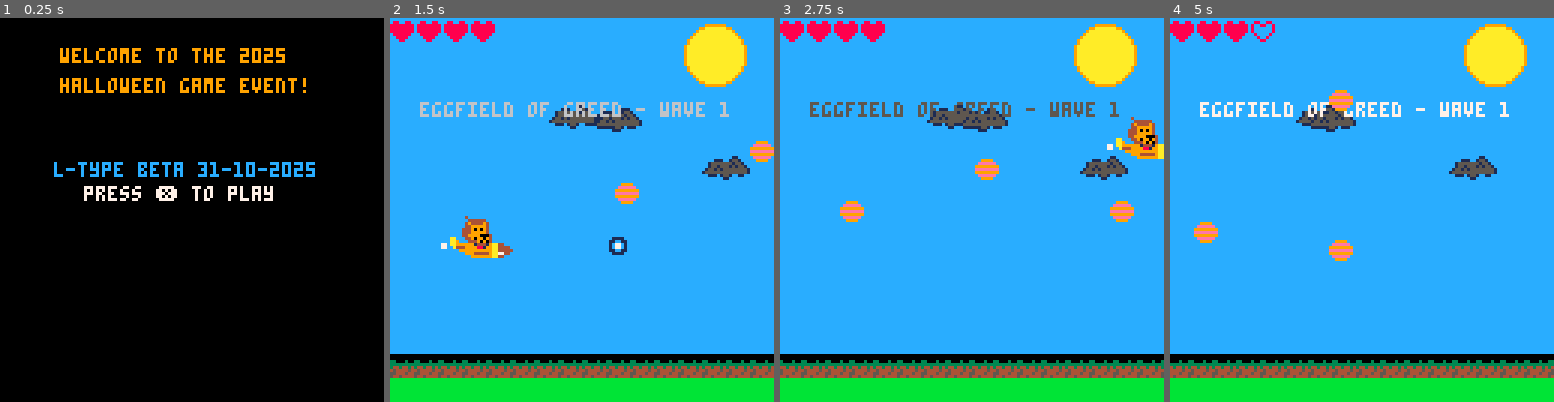
Above: before the commit, frames 1-4 (left to right).
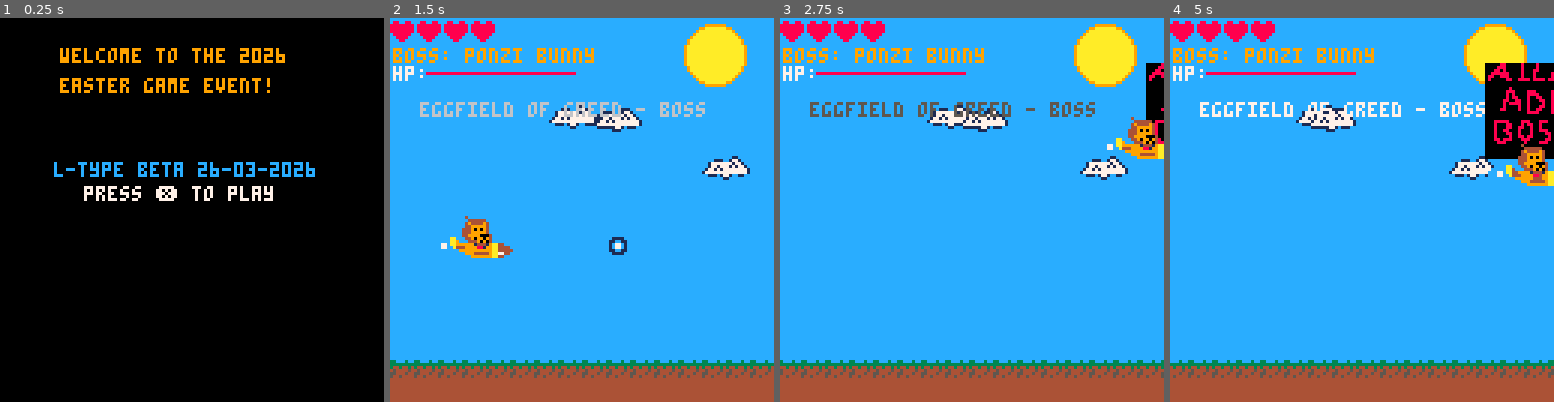
Above: after the commit, the same moments.

Repository: HeyImAllan/l-type
Game: PICO-8 cartridge halloweenleo.p8
The game is run twice, just before and just after one commit, with the same random seed, the same clock (stepped at 60 frames per second) and the same inputs.
Inputs:
- Up to frame 1 (0.25 s): no input
- Up to frame 2 (1.5 s): tap X (X key) at 0.33, 1.07 s; tap O (Z key) at 0.7 s
- Up to frame 3 (2.75 s): hold Right 1.6-2.1 s; tap O (Z key) at 1.7, 2.1, 2.5 s; tap X (X key) at 1.85 s; hold Up 2.15-2.42 s; hold Right from 2.47 s (still down)
- Up to frame 4 (5 s): tap O (Z key) every 0.4 s from 2.9 to 4.9 s; tap X (X key) at 2.97, 4.08 s; release Right at 3.03 s; hold Left 3.08-3.58 s; hold Down 3.63-3.97 s; hold Right 4.02-4.68 s; hold Up from 4.73 s (still down)

The runs differ from the first frame. In frame 1, 1.1% of the frame differs, in the area x 16-83%, y 7-41%; in frame 2, 11%; in frame 3, 12%; in frame 4, 16%, in the area x 0-100%, y 1-100%.

Commit message:
sprite changes

Diff:
--- a/entities/bunny.lua
+++ b/entities/bunny.lua
@@ -1,10 +1,9 @@
 bunnies={}
-bunny_pat=split"0,0,-2,-4,-4,-2,0,0,2,4,4,2"
-bunny_sprs=split"98,100"
+bunny_sprs=split"68,68,68,70,70,70"
 function spawn_bunny(py)
  local e={}
  mk_en(e,py,6,3,2,2,2,12,14)
- e.anim=flr(rnd(#bunny_pat))+1
+ e.anim=flr(rnd(#bunny_sprs))+1
  add(bunnies,e)
 end
 
@@ -12,11 +11,9 @@
  for e in all(bunnies) do
   bounds_check(e,bunnies)
   if frame_count%3==0 then
-   e.anim=e.anim%#bunny_pat+1
-   e.y+=bunny_pat[e.anim]
+   e.anim=e.anim<#bunny_sprs and e.anim+1 or 1
+   e.y+=bpattern[e.anim]
    e.x-=1.5
-   if e.y<8 then e.y=8 end
-   if e.y>100 then e.y=100 end
    e:update_hitbox()
   end
  end
@@ -25,7 +22,7 @@
 function draw_bunnies()
  for e in all(bunnies) do
   blink_sprite(e)
-  spr(bunny_sprs[e.anim%2+1],e.x,e.y,2,2)
+  spr(bunny_sprs[e.anim],e.x,e.y,2,2)
   pal()
   setpalt()
  end
--- a/entities/chick.lua
+++ b/entities/chick.lua
@@ -1,6 +1,6 @@
 chicks={}
 chick_pat=split"3,3,-3,-3"
-chick_sprs=split"64,65,66,67"
+chick_sprs=split"80,81,82,81"
 function spawn_chick(py)
  local e={}
  mk_en(e,py,3,3,2,2,2,12,10)
--- a/entities/orby.lua
+++ b/entities/orby.lua
@@ -1,6 +1,6 @@
 orbys={}
 function spawn_orby(py)
- local e={x=128,y=py,spd=fgspeed,sprite=80,coll_effect=orb_coll_effect}
+ local e={x=128,y=py,spd=fgspeed,sprite=0,coll_effect=orb_coll_effect}
  e.hx1,e.hy1,e.hx2,e.hy2=0,0,8,8
  e.update_hitbox=upd_hb
  e:update_hitbox()
--- a/entities/ponzibunny.lua
+++ b/entities/ponzibunny.lua
@@ -1,9 +1,8 @@
 -- BOSS: PONZI BUNNY
 -- a giant golden easter bunny that hides money in offshore eggs
 -- instills fear in bankers: shoots launder/offshore/hide beams
--- sprite 144: boss body placeholder 4x4 tiles (dev: replace with golden bunny art)
 ponzibunnies={}
-ponzi_card_wait=0
+ponzi_egg_wait=0
 ponzi_attacks={"launder","offshore","hide"}
 
 function spawn_ponzibunny(py)
@@ -19,9 +18,9 @@
 
 function ponzi_fire(type,tx,ty)
  if type=="egg" then
-  if ponzi_card_wait>0 then return end
-  ponzi_card_wait=20
-  add(enemy_bullets,mk_ebul(tx,ty,2,112,1,6,6))
+  if ponzi_egg_wait>0 then return end
+  ponzi_egg_wait=20
+  add(enemy_bullets,mk_ebul(tx,ty,2,124,1,6,6))
  else
   local s=type=="launder" and 11 or type=="offshore" and 27 or 29
   add(enemy_bullets,mk_ebul(tx,ty,3,s,2,15,7))
@@ -41,7 +40,7 @@
   end
  end
  pb.laugh=sin(t/40)<0.2
- if ponzi_card_wait>0 then ponzi_card_wait-=1 end
+ if ponzi_egg_wait>0 then ponzi_egg_wait-=1 end
 end
 
 function update_ponzibunnies()
@@ -59,8 +58,7 @@
     pset(i+11,18,8)
    end
   end
-  -- dev: replace spr(144,...) with actual golden bunny boss sprite
-  spr(144,pb.x,pb.y,4,4)
+  spr(132,pb.x,pb.y,4,4)
   draw_enemy_bullets(enemy_bullets)
  end
 end
--- a/halloweenleo.p8
+++ b/halloweenleo.p8
@@ -48,7 +48,7 @@
 mode="menu"
 level=2
 max_level=2
-halloweenwave=1
+scenewave=1
 scene_start=true
 
 movementspeed=2
@@ -86,9 +86,9 @@
  if mode == "menu" then
   update_auditrons(auditrons)
   draw_auditrons(auditrons)
-  print("l-type beta 31-10-2025",18,48,12)
-  print("welcome to the 2025",20,10,9)
-  print("halloween game event!",20,20,9)
+  print("l-type beta 26-03-2026",18,48,12)
+  print("welcome to the 2026",20,10,9)
+  print("easter game event!",20,20,9)
 
   print("press ❎ to play",28,56,menu_gfx())
 
@@ -140,7 +140,7 @@
  end
  if mode == "levelcomplete" and winwait<=0 then
   level+=1
-  halloweenwave=1
+  scenewave=1
   scene_start=true
   reset_level(level)
   mode="game"
@@ -151,7 +151,7 @@
    explosions={}
    leo=new_leo()
    reset_level(level)
-   halloweenwave=1
+   scenewave=7
    scene_start=true
    mode = "game"
    sleep=30
--- a/scenes/l01s01.lua
+++ b/scenes/l01s01.lua
@@ -13,7 +13,7 @@
       [6] = reset_l01boss
     }
 
-    local reset_func = wave_resets[halloweenwave]
+    local reset_func = wave_resets[scenewave]
     if reset_func then reset_func() end
   end
  process_enemy_map(enemy_map)
@@ -23,10 +23,7 @@
  update_bats()
  update_auditrons(auditrons)
  update_hearts()
- check_enemy_col(all_pumpkins)
- check_enemy_col(bats)
- check_enemy_col(orbys)
- check_enemy_col(enemy_bullets)
+ check_enemy_cols(all_pumpkins,bats,orbys,enemy_bullets)
  check_bull_col(auditrons,bullets)
  check_bull_col(all_pumpkins, bullets)
  check_bull_col(bats, bullets)
@@ -34,7 +31,7 @@
  level_frame_count+=1
  enemies_spawned = #bats + #orbys + #pumpkins + #auditrons
  if enemies_spawned <= 0 and level_frame_count > 300 then
-   halloweenwave+=1
+   scenewave+=1
    scene_start=true
  end
 end
--- a/scenes/l02s01.lua
+++ b/scenes/l02s01.lua
@@ -12,7 +12,7 @@
    [6]=reset_l02wave06,
    [7]=reset_l02boss
   }
-  local reset_func=wave_resets[halloweenwave]
+  local reset_func=wave_resets[scenewave]
   if reset_func then reset_func() end
  end
  process_enemy_map(enemy_map)
@@ -21,10 +21,7 @@
  update_chicks()
  update_ponzibunnies()
  update_hearts()
- check_enemy_col(eggs)
- check_enemy_col(bunnies)
- check_enemy_col(chicks)
- check_enemy_col(enemy_bullets)
+ check_enemy_cols(eggs,bunnies,chicks,enemy_bullets)
  check_bull_col(eggs,bullets)
  check_bull_col(bunnies,bullets)
  check_bull_col(chicks,bullets)
@@ -32,18 +29,18 @@
  level_frame_count+=1
  enemies_spawned=#eggs+#bunnies+#chicks+#ponzibunnies
  if enemies_spawned<=0 and level_frame_count>300 then
-  halloweenwave+=1
+  scenewave+=1
   scene_start=true
  end
 end
 
 function draw_l02()
  -- spring sky background
- rectfill(0,0,128,112,12)
- clouds(3)
+ rectfill(0,0,128,115,12)
+ clouds(3,7)
  draw_ground_l02()
 
- -- sun (dev: replace with sun sprite)
+ -- sun
  circfill(108,12,10,10)
  circ(108,12,10,9)
 
@@ -69,12 +66,12 @@
  if ground_shift_l02>=8 then
   ground_shift_l02=0
  end
- -- dev: replace spr(58,...) with spring grass tile sprite
+
  for i=0,128,8 do
   spr(58,i-ground_shift_l02,112)
  end
  ground_shift_l02+=fgspeed
- rectfill(0,120,128,128,11)
+ rectfill(0,120,128,128,4)
 end
 
 function reset_l02()
--- a/scripts/clouds.lua
+++ b/scripts/clouds.lua
@@ -1,13 +1,11 @@
 clouds_array = {}
 
-function clouds(amount)
+function clouds(amount, color)
  if #clouds_array == 0 then
- 	generate_clouds(amount)
+  generate_clouds(amount)
  end
-
  for cloud in all(clouds_array) do
-  if (frame_count % 10 == 0) then
-   --cloud moves off screen
+  if frame_count % 10 == 0 then
    if cloud.x-cloud.spd < -20 then
     cloud.x=160
     cloud.y=20+rnd(30)
@@ -17,7 +15,10 @@
     cloud.x-=cloud.spd
    end
   end
+  if color then pal(5,color) end
   sspr(16,64,16,10,cloud.x,cloud.y,cloud.size*16,cloud.size*8)
+  pal()
+  setpalt()
  end
 end
 
--- a/scripts/collision.lua
+++ b/scripts/collision.lua
@@ -73,3 +73,7 @@
  return not(ah[1].y>bh[2].y or ah[2].y<bh[1].y
         or ah[2].x<bh[1].x or ah[1].x>bh[2].x)
 end
+
+function check_enemy_cols(...)
+ for t in all({...}) do check_enemy_col(t) end
+end
Not shown, changed: 50 lines of the sprite sheet (__gfx__) section of halloweenleo.p8
